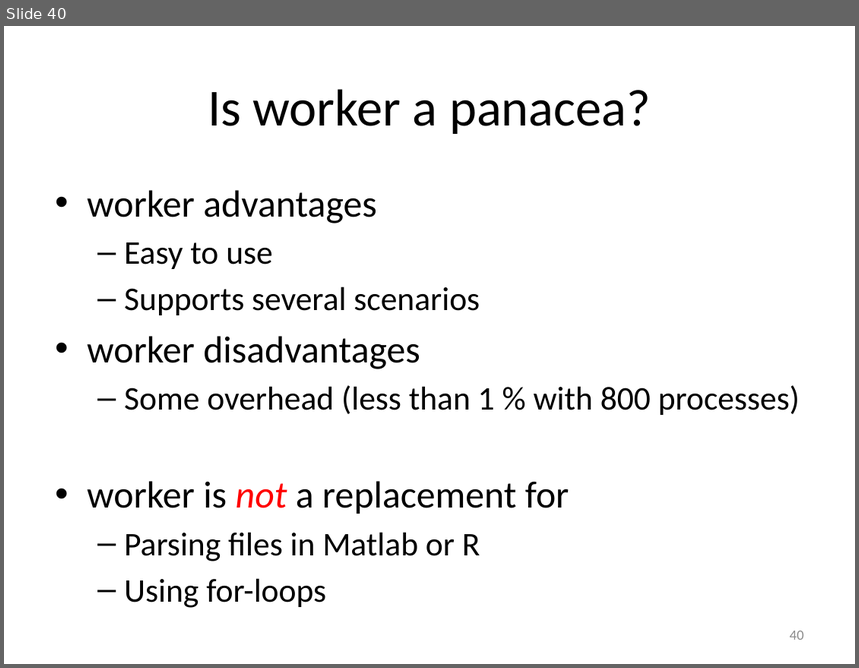
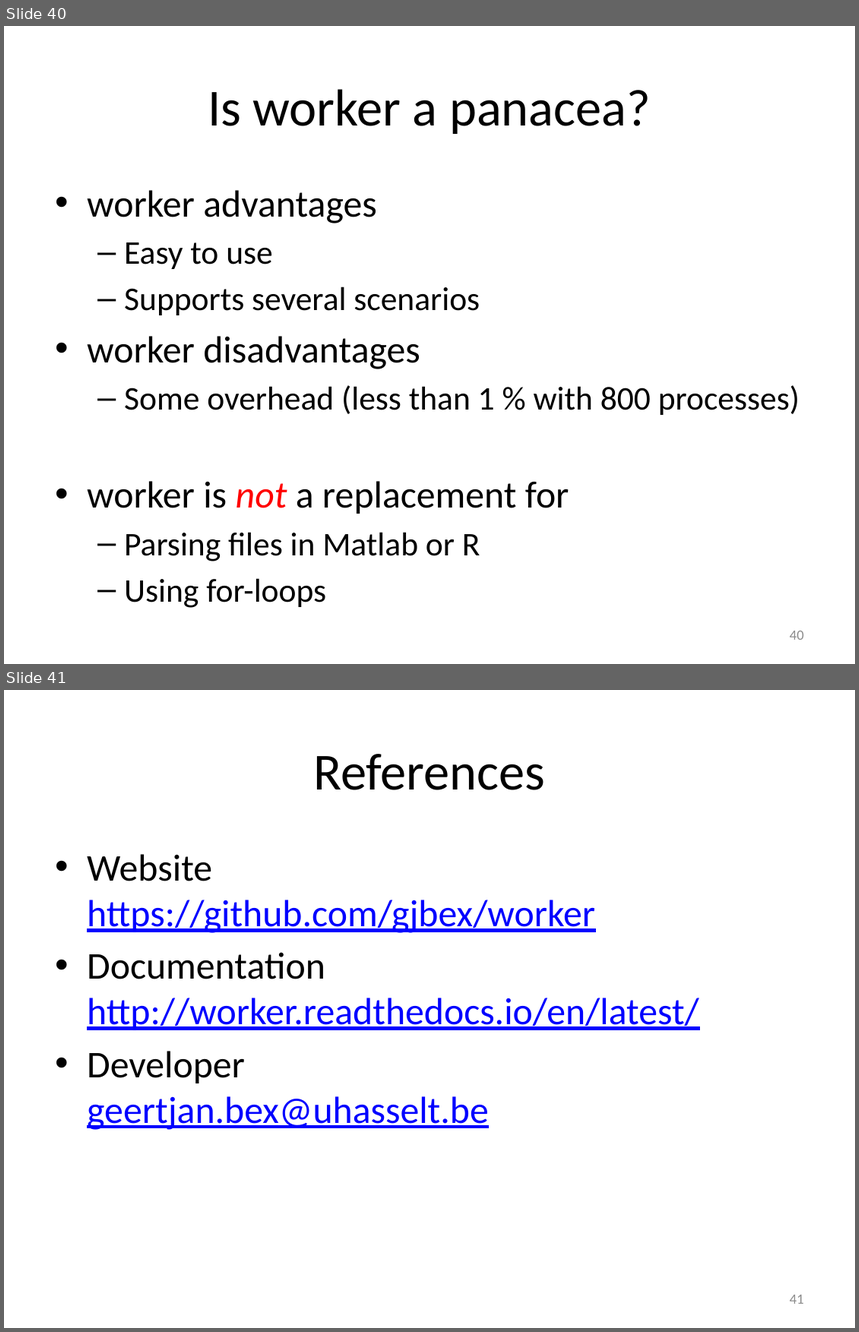
Before and after one commit to gjbex/worker, a slide deck: doc/worker.pptx. Shown one above the other, each under a label of ours: slide 40 before the commit, slides 40 and 41 after it. The pictures are 859x668 and 859x1332 pixels, drawn with LibreOffice and Linux fonts; fonts in the diff are those of the drawing. Boxes give left, top, right and bottom in pixels: in the first picture for what was removed or moved away, otherwise in the second. Text is boxed around its words. In the diff, an @@ line names an element or a change of style, - is before the commit and + after.

Commit message:
Add reference slide

```diff
--- a/doc/worker.pptx
+++ b/doc/worker.pptx
@@ slide 41 added at (4, 690, 855, 1328), background #FFFFFF @@
@@ title added at (313, 754, 545, 790), 44 pt, text #000000 @@
+References
@@ text added at (87, 854, 699, 1130), 32 pt, text #0000FF, underline @@
+• Website
+  https://github.com/gjbex/worker
+• Documentation
+  http://worker.readthedocs.io/en/latest/
+• Developer
+  geertjan.bex@uhasselt.be
@@ page number added at (790, 1295, 804, 1304), 12 pt, text #8C8C8C @@
+41
```
